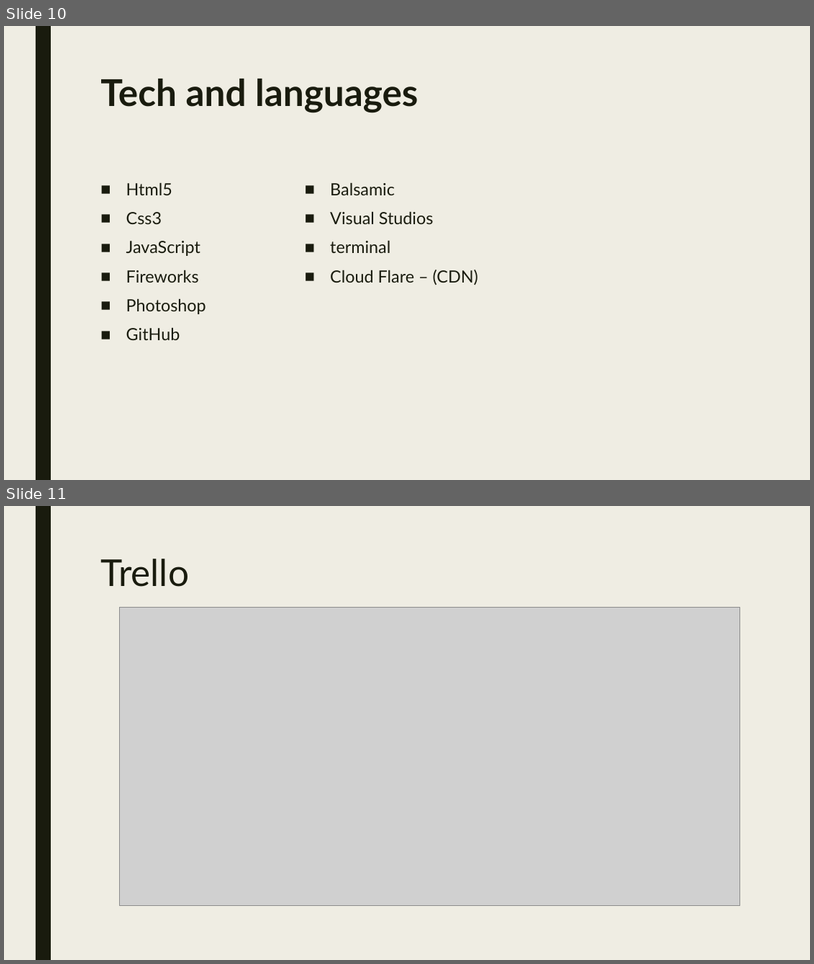
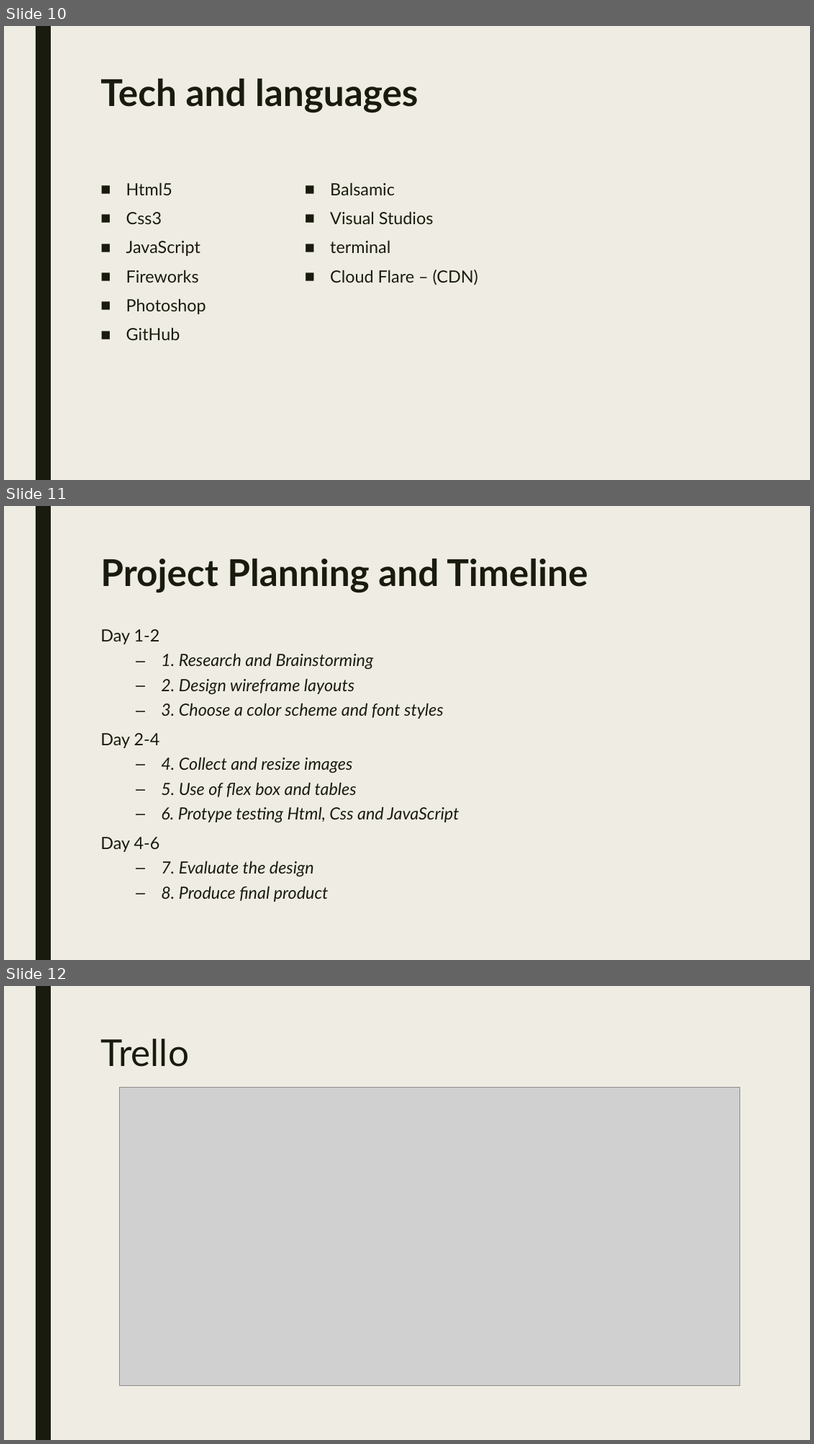
Before and after one commit to adam22gary/adam22gary.github.io, a slide deck: ppt/presentation.pptx. Shown one above the other, each under a label of ours: slides 10 and 11 before the commit, slides 10, 11 and 12 after it. The pictures are 814x964 and 814x1444 pixels, drawn with LibreOffice and Linux fonts; fonts in the diff are those of the drawing; grey boxes stand for pictures. Boxes give left, top, right and bottom in pixels: in the first picture for what was removed or moved away, otherwise in the second. Text is boxed around its words. In the diff, an @@ line names an element or a change of style, - is before the commit and + after.

```diff
--- a/ppt/presentation.pptx
+++ b/ppt/presentation.pptx
@@ slide 11 added at (x1=4, y1=506, x2=810, y2=960), background #EFEDE3; not listed: 1 template element that a slide beside it also shows @@
@@ title added at (x1=100, y1=559, x2=588, y2=592), 44 pt, text #191B0E, bold @@
+Project Planning and Timeline
@@ text added at (x1=100, y1=629, x2=460, y2=901), 20 pt, text #191B0E, italic @@
+Day 1-2
+  – 1. Research and Brainstorming
+  – 2. Design wireframe layouts
+  – 3. Choose a color scheme and font styles
+Day 2-4
+  – 4. Collect and resize images
+  – 5. Use of flex box and tables
+  – 6. Protype testing Html, Css and JavaScript
+Day 4-6
+  – 7. Evaluate the design
+  – 8. Produce final product
@@ what was slide 11 is now slide 12 @@
```
Also in this commit, not shown: 2 slides changed, 2 other files.
